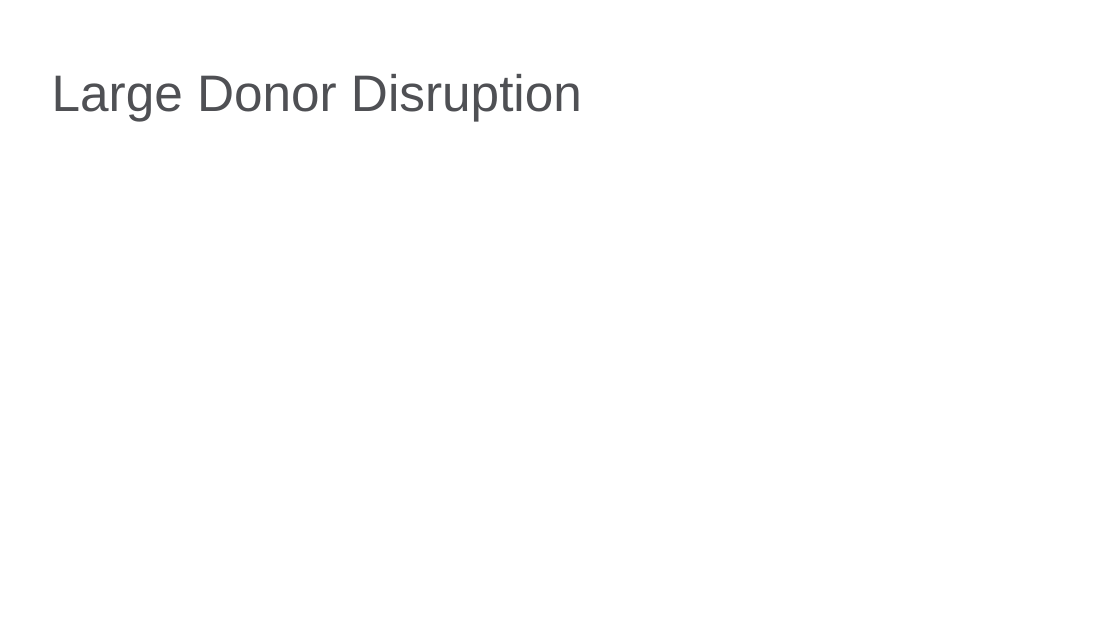
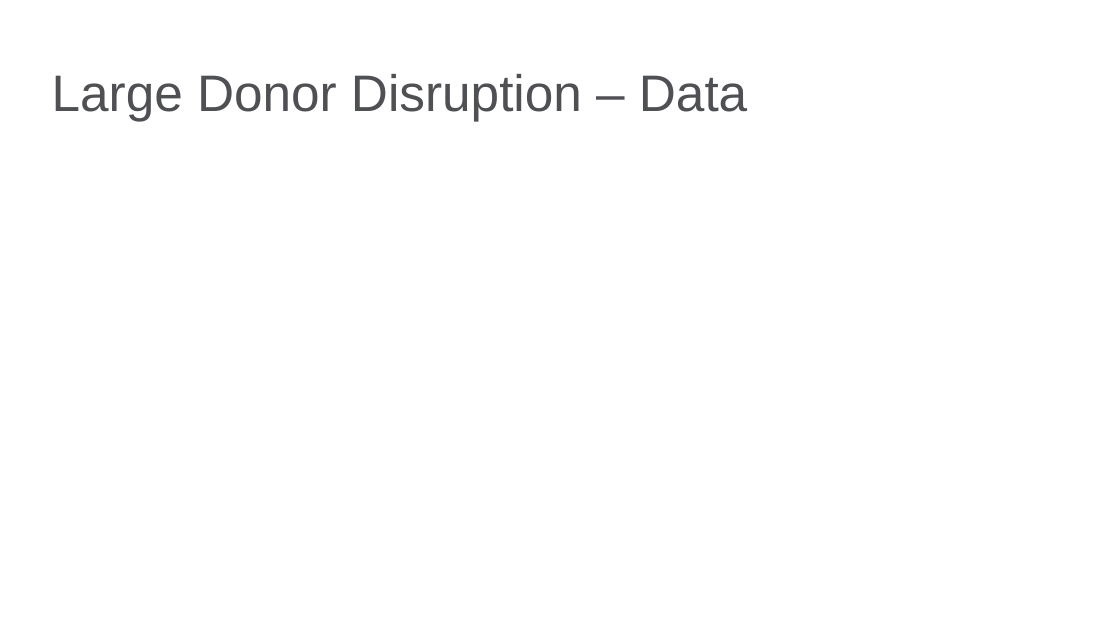
Before and after one commit to bgstieber/APRA-PD-DAS-2019, a slide deck: slide 19 of Generating Insights from Clustering Large Donors - BStieber APRA DAS19.pptx. Drawn at 1120x630 pixels with LibreOffice and Linux fonts; fonts in the diff are those of the drawing; background and template pictures are left out. Boxes give left, top, right and bottom in pixels: in the first picture for what was removed or moved away, otherwise in the second. Text is boxed around its words. In the diff, an @@ line names an element or a change of style, - is before the commit and + after.

```diff
--- a/Generating Insights from Clustering Large Donors - BStieber APRA DAS19.pptx
+++ b/Generating Insights from Clustering Large Donors - BStieber APRA DAS19.pptx
@@ title at [52,74,747,121]: text changed @@
-Large Donor Disruption
+Large Donor Disruption – Data
```
Also in this commit, not shown: 6 other slides changed.
